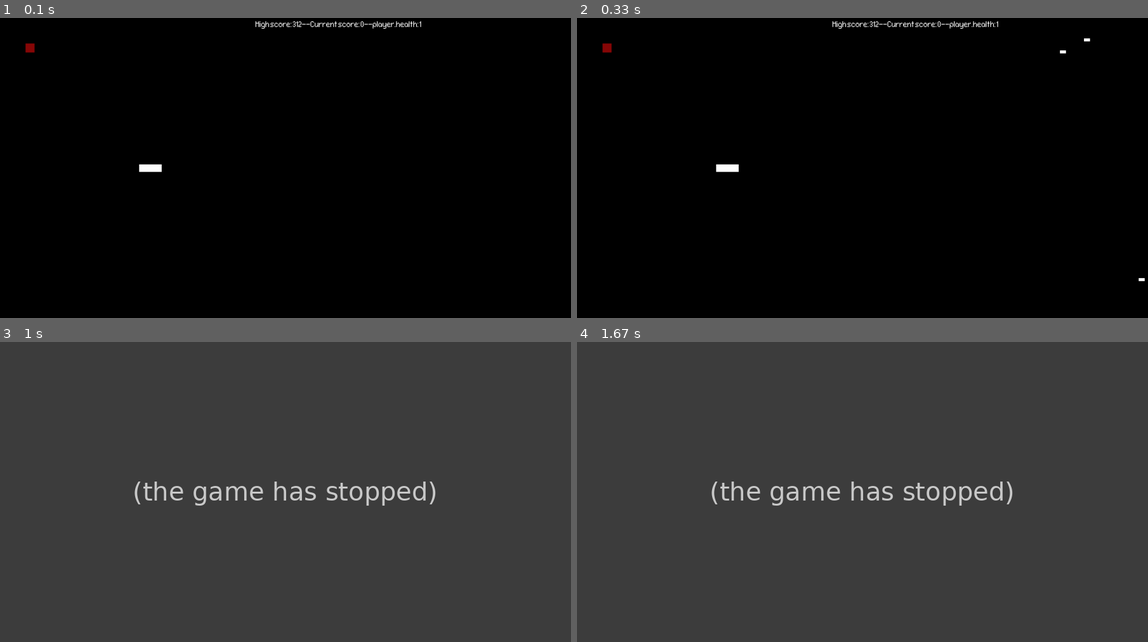
Above: before the commit, frames 1-4 (two rows, left to right).
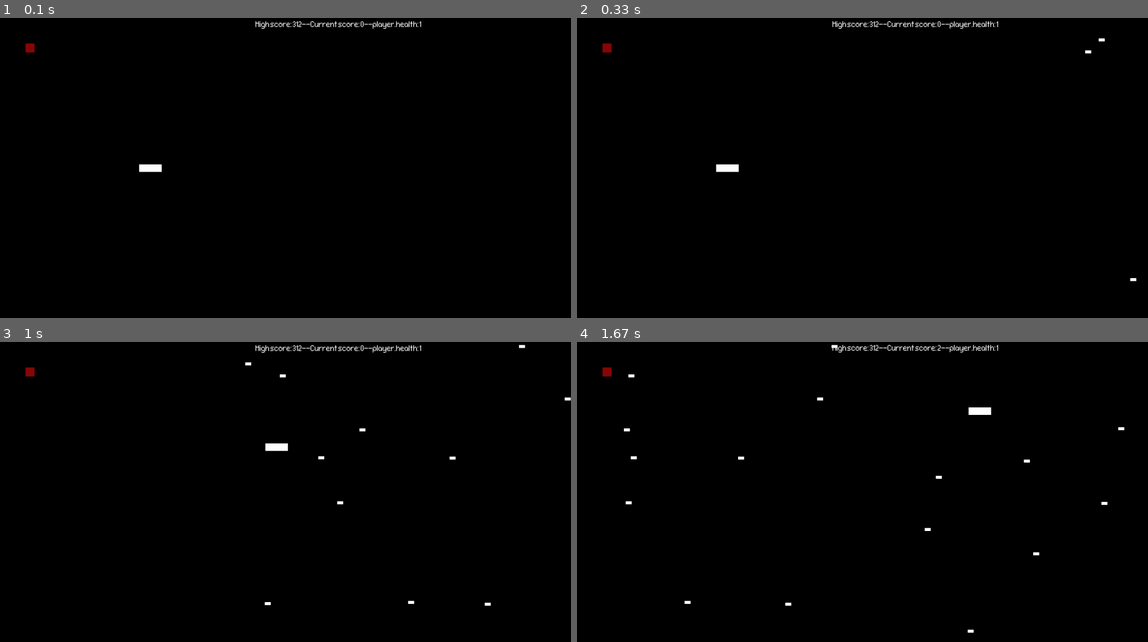
Above: after the commit, the same moments.

Repository: freshJester/pygame-prototypes
Game: pygame game, started from ver2_with_armor.py
The game is run twice, just before and just after one commit, with the same random seed, the same clock (stepped at 60 frames per second) and the same inputs.
Inputs:
- Up to frame 1 (0.1 s): no input
- Up to frame 2 (0.33 s): no input
- Up to frame 3 (1 s): hold D 0.33-0.8 s; hold W from 0.83 s (still down)
- Up to frame 4 (1.67 s): release W at 1.13 s; hold D 1.17-1.63 s

Frame 1 is identical in both runs. In frame 2, less than 0.1% of the frame differs, in the area x 84-100%, y 6-88%; in frame 3, 100%, in the area x 0-100%, y 0-100%; in frame 4, 100%.
Before the commit the program exited at 0.93 s; later frames show no game.

Commit message:
slowed enemies down and increased the num of them

Diff:
--- a/ver2_with_armor.py
+++ b/ver2_with_armor.py
@@ -70,7 +70,7 @@
             )
         )
         # self.speed = random.randint(5, 20)
-        self.speed = random.gauss(mu=30, sigma=5)
+        self.speed = random.gauss(mu=22, sigma=3)
 
     # Move the sprite based on speed
     # Remove the sprite when it passes the left edge of the screen
@@ -109,6 +109,7 @@
         super(Armor, self).__init__()
         self.surf = pygame.Surface((30, 30))  # Size of the hitbox
         self.surf.fill((0, 0, 255))  # Blue
+        self.speed = random.randint(25, 35)  # Speed
         # Where spawn
         self.rect = self.surf.get_rect(
             center=(
@@ -116,8 +117,6 @@
                 random.randint(0, SCREEN_HEIGHT),
             )
         )
-        # self.speed = random.randint(5, 20)
-        self.speed = 30
 
     def update(self, player):
         global armor_check
@@ -155,7 +154,7 @@
     # Create a custom event for adding a new enemy
     ADDENEMY = pygame.USEREVENT + 1
     # pygame.time.set_timer(ADDENEMY, 250)
-    pygame.time.set_timer(ADDENEMY, 100)
+    pygame.time.set_timer(ADDENEMY, 85)
 
     # Create a custome event for adding a armor powerup
     # ADDARMOR = pygame.USEREVENT + 2
